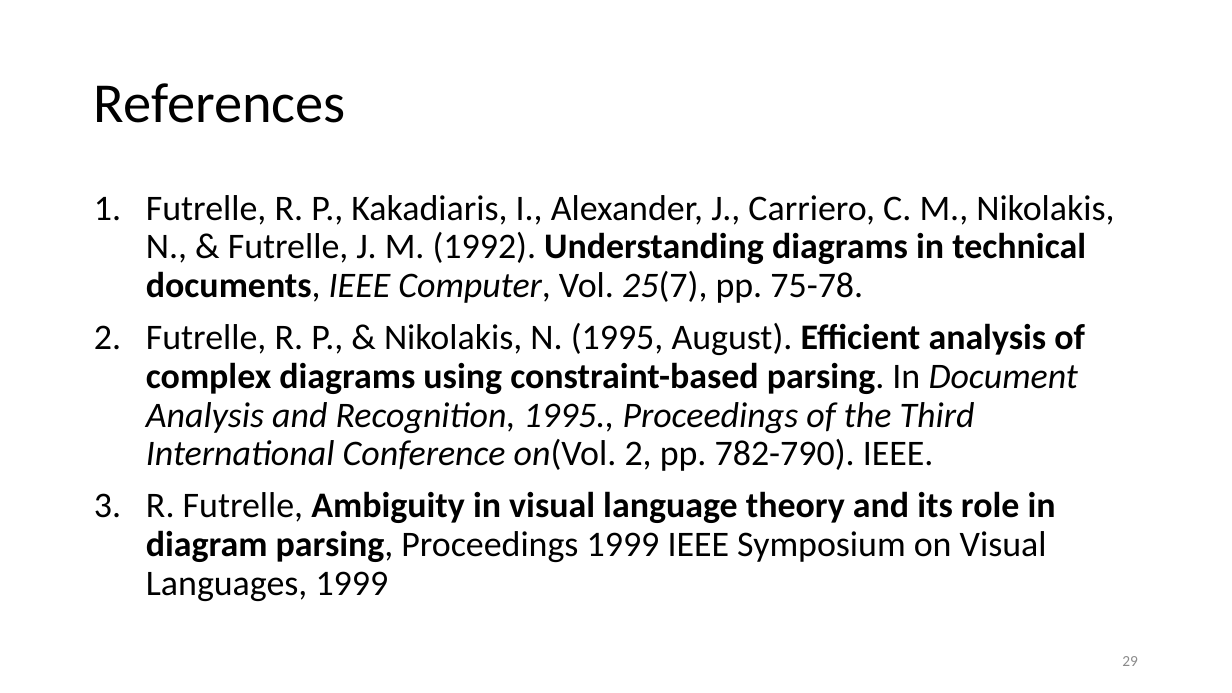
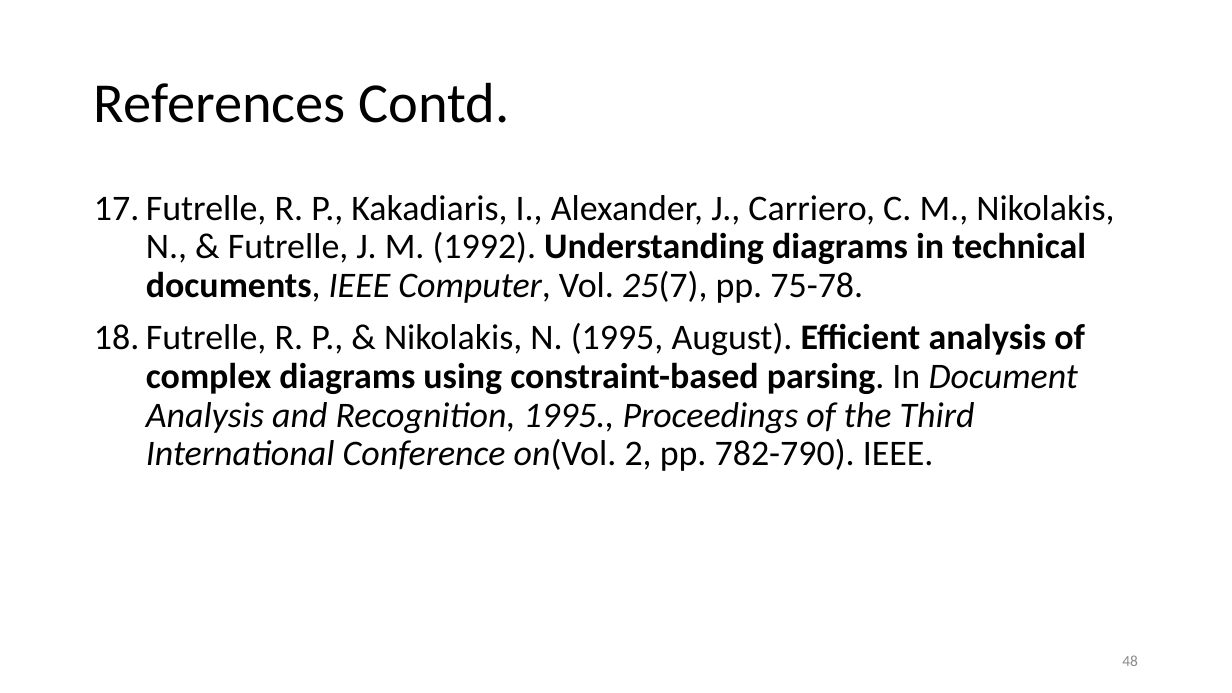
Before and after one commit to diunuge/Paper---Automatic-Assessment-of-Student-Answers-Consisting-of-Venn-and-Euler-Diagrams, a slide deck: slide 48 of MSc review/2/MSC review.pptx (slide 29 before the commit). Drawn at 1232x693 pixels with LibreOffice and Linux fonts; fonts in the diff are those of the drawing; background and template pictures are left out. Boxes give left, top, right and bottom in pixels: in the first picture for what was removed or moved away, otherwise in the second. Text is boxed around its words. In the diff, an @@ line names an element or a change of style, - is before the commit and + after.

```diff
--- a/MSc review/2/MSC review.pptx
+++ b/MSc review/2/MSC review.pptx
@@ title at (94,82,510,123): text changed @@
-References
+References Contd.
@@ text at (146,491,1056,601): paragraph removed @@
-3. R. Futrelle, Ambiguity in visual language theory and its role in diagram parsing, Proceedings 1999 IEEE Symposium on Visual Languages, 1999
@@ page number at (1122,655,1138,666): text changed @@
-29
+48
```
Also in this commit, not shown: 13 other slides changed, 24 slides added, 7 slides removed, 6 other files.
